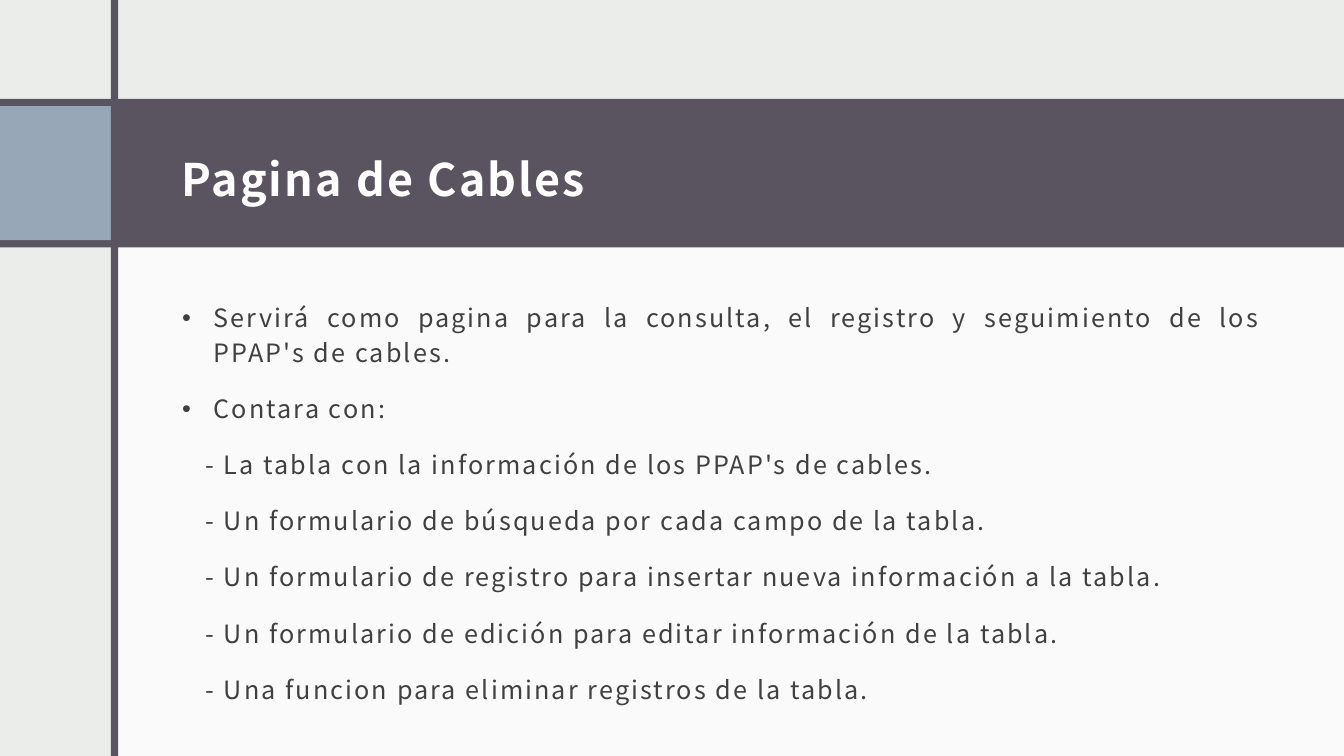
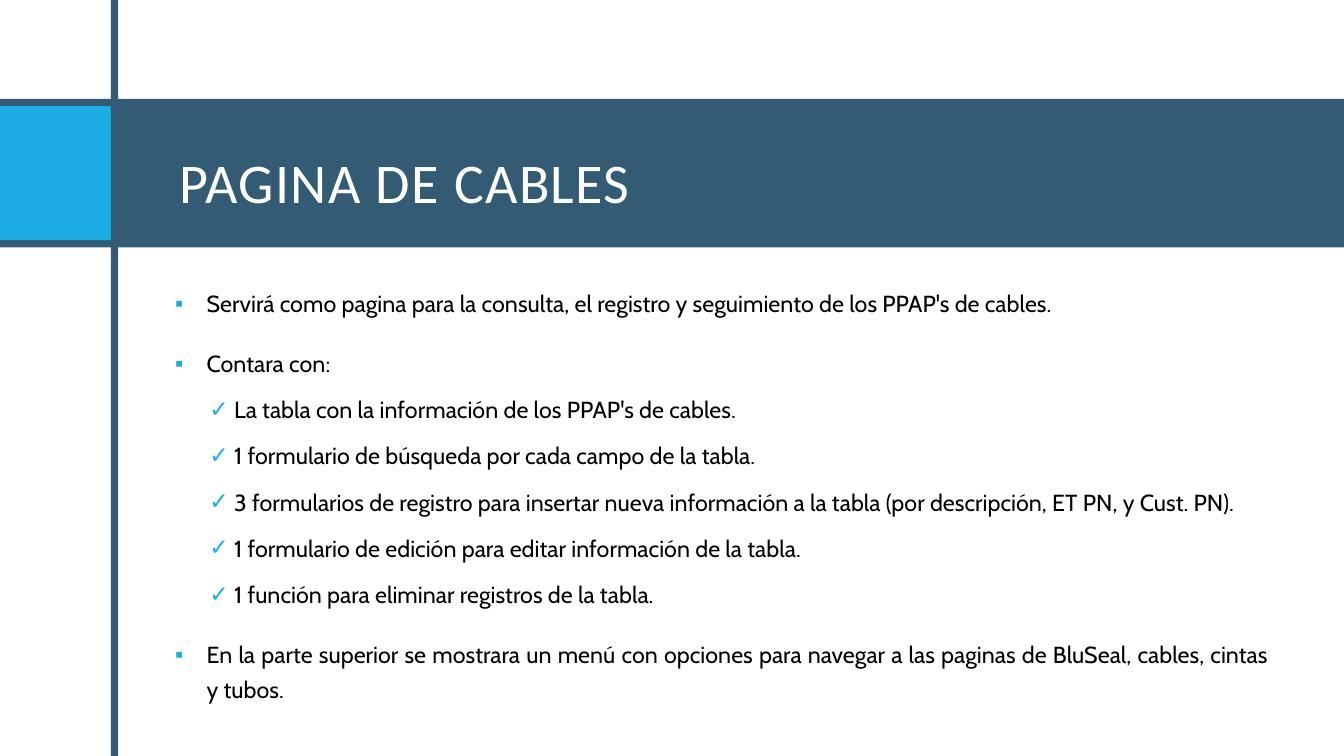
Before and after one commit to Santiago-004/proyecto, a slide deck: slide 34 of Proyecto.pptx (slide 32 before the commit). Drawn at 1344x756 pixels with LibreOffice and Linux fonts; fonts in the diff are those of the drawing. Boxes give left, top, right and bottom in pixels: in the first picture for what was removed or moved away, otherwise in the second. Text is boxed around its words. In the diff, an @@ line names an element or a change of style, - is before the commit and + after.

```diff
--- a/Proyecto.pptx
+++ b/Proyecto.pptx
@@ background #EBEDEB to #FFFFFF @@
@@ rectangle removed at box(0, 0, 1344, 756) @@
@@ rectangle at box(111, 1, 118, 756): fill #595460 to #335B74 @@
@@ rectangle removed at box(513, 1, 520, 756) @@
@@ rectangle removed at box(520, 0, 1344, 756) @@
@@ rectangle at box(0, 99, 1344, 247): fill #595460 to #335B74 @@
@@ rectangle at box(0, 106, 111, 240): fill #97A7B8 to #1CADE4 @@
@@ title at box(179, 166, 629, 204): text changed; size 32 to 40 pt; font Noto Sans CJK JP to Calibri; bold off @@
-Pagina de Cables
+PAGINA DE CABLES
@@ text "Servirá como pagina para la ...": place and size @@
-text "Servirá como pagina para la ..." at box(214, 307, 1258, 705)
+text "Servirá como pagina para la ..." at box(207, 294, 1267, 704)
@@ text at box(207, 294, 1051, 373): size 18 to 16.6 pt, font Noto Sans CJK JP to Cabin, text colour #404040 to #000000, letter spacing 1.5 to 0 pt in "Servirá como pagina para la consulta, el ...", "Contara con:"; bullet • to ▪; line spacing 1.15 to 1.25; more space between paragraphs @@
@@ text at box(207, 400, 1267, 704): text changed; size 18 to 16.6 pt; font Noto Sans CJK JP to Cabin; text colour #404040 to #000000 @@
-- La tabla con la información de los PPAP's de cables.
-- Un formulario de búsqueda por cada campo de la tabla.
-- Un formulario de registro para insertar nueva información a la tabla.
-- Un formulario de edición para editar información de la tabla.
-- Una funcion para eliminar registros de la tabla.
+    ✓ La tabla con la información de los PPAP's de cables.
+    ✓ 1 formulario de búsqueda por cada campo de la tabla.
+    ✓ 3 formularios de registro para insertar nueva información a la tabla (por descripción, ET PN, y Cust. PN).
+    ✓ 1 formulario de edición para editar información de la tabla.
+    ✓ 1 función para eliminar registros de la tabla.
+▪ En la parte superior se mostrara un menú con opciones para navegar a las paginas de BluSeal, cables, cintas y tubos.
```
Also in this commit, not shown: 31 other slides changed, 11 slides added, 2 slides removed, 2 other files.
